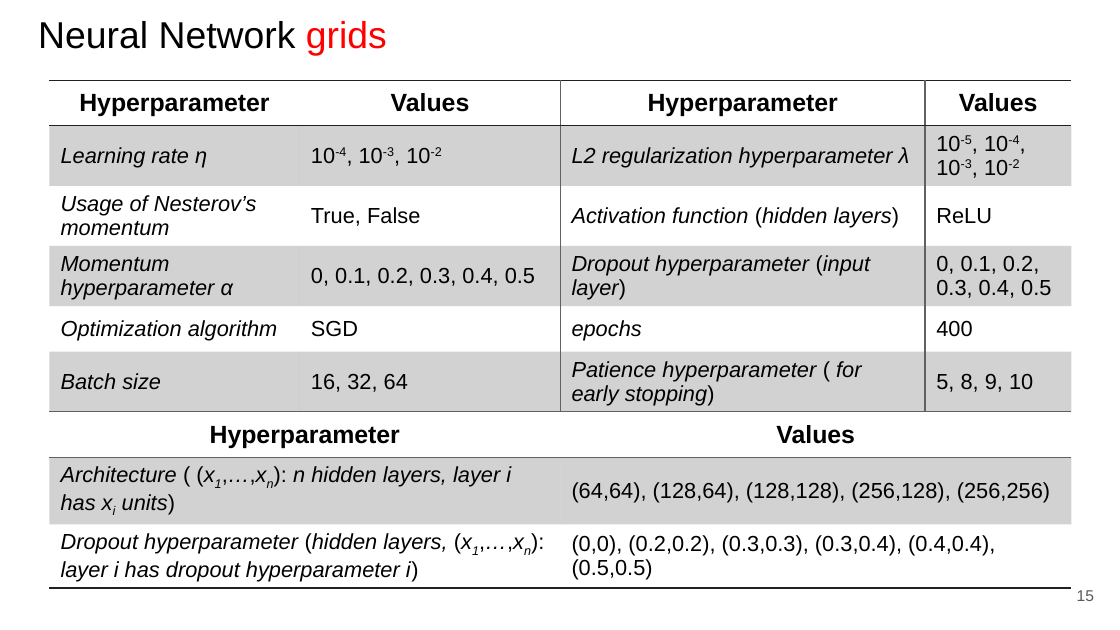
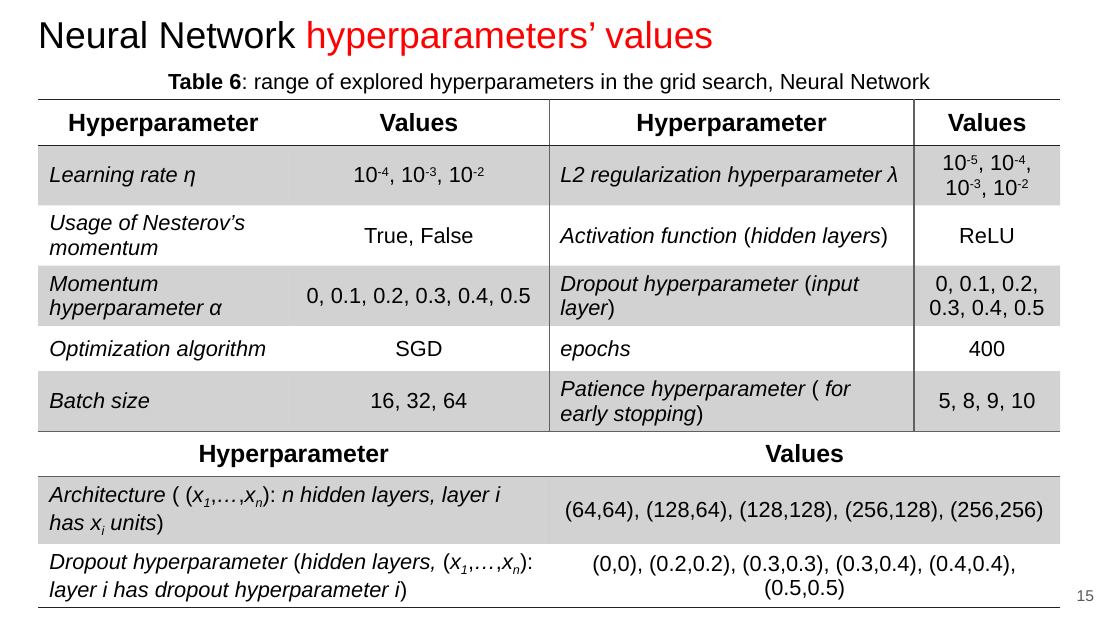
Before and after one commit to paolo-junior-mollica/machine-learning-project, a slide deck: slide 15 of relazione/ML-2023-PRJ-Slides-Demo.pptx. Drawn at 1120x630 pixels with LibreOffice and Linux fonts; fonts in the diff are those of the drawing. Boxes give left, top, right and bottom in pixels: in the first picture for what was removed or moved away, otherwise in the second. Text is boxed around its words. In the diff, an @@ line names an element or a change of style, - is before the commit and + after.

```diff
--- a/relazione/ML-2023-PRJ-Slides-Demo.pptx
+++ b/relazione/ML-2023-PRJ-Slides-Demo.pptx
@@ title at (x1=38, y1=21, x2=713, y2=56): text changed; text colour #000000 to #FF0000 @@
-Neural Network grids
+Neural Network hyperparameters’ values
@@ text added at (x1=168, y1=73, x2=930, y2=94), 14 pt, text #000000 @@
+Table 6: range of explored hyperparameters in the grid search, Neural Network
@@ table at (x1=38, y1=100, x2=1061, y2=617) @@
@@ alignment left to centre @@
@@ table moved from (x1=49, y1=81, x2=1072, y2=598) to (x1=38, y1=100, x2=1061, y2=617) @@
```
Also in this commit, not shown: 11 other slides changed, 1 slide added.
